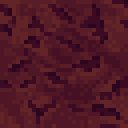
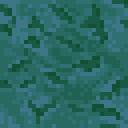
Two versions of the same layered image (128×128). Layer-by-layer changes:
added layer "warped_wart_block" above "nether_wart_block" over [0,0,128,128]
